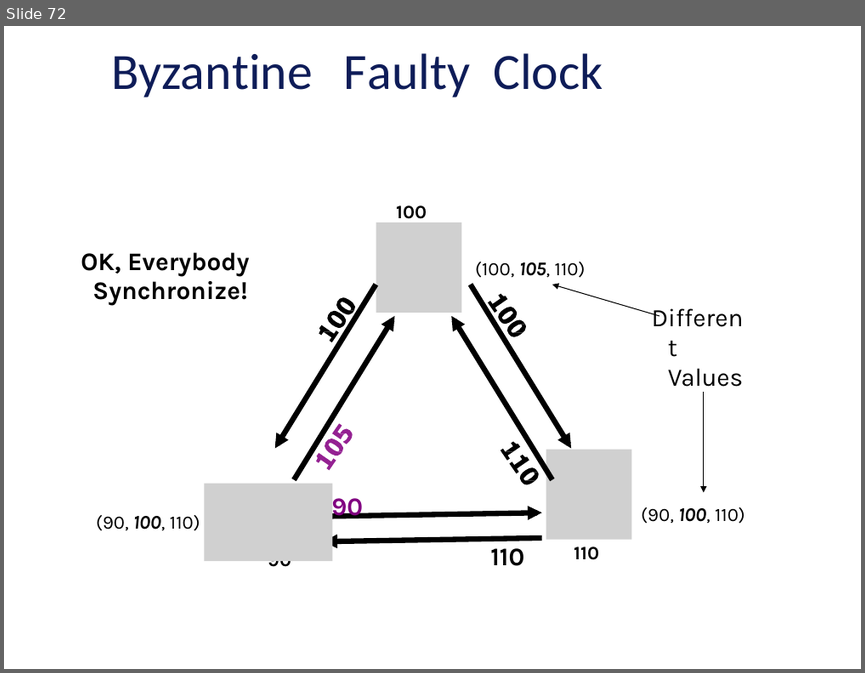
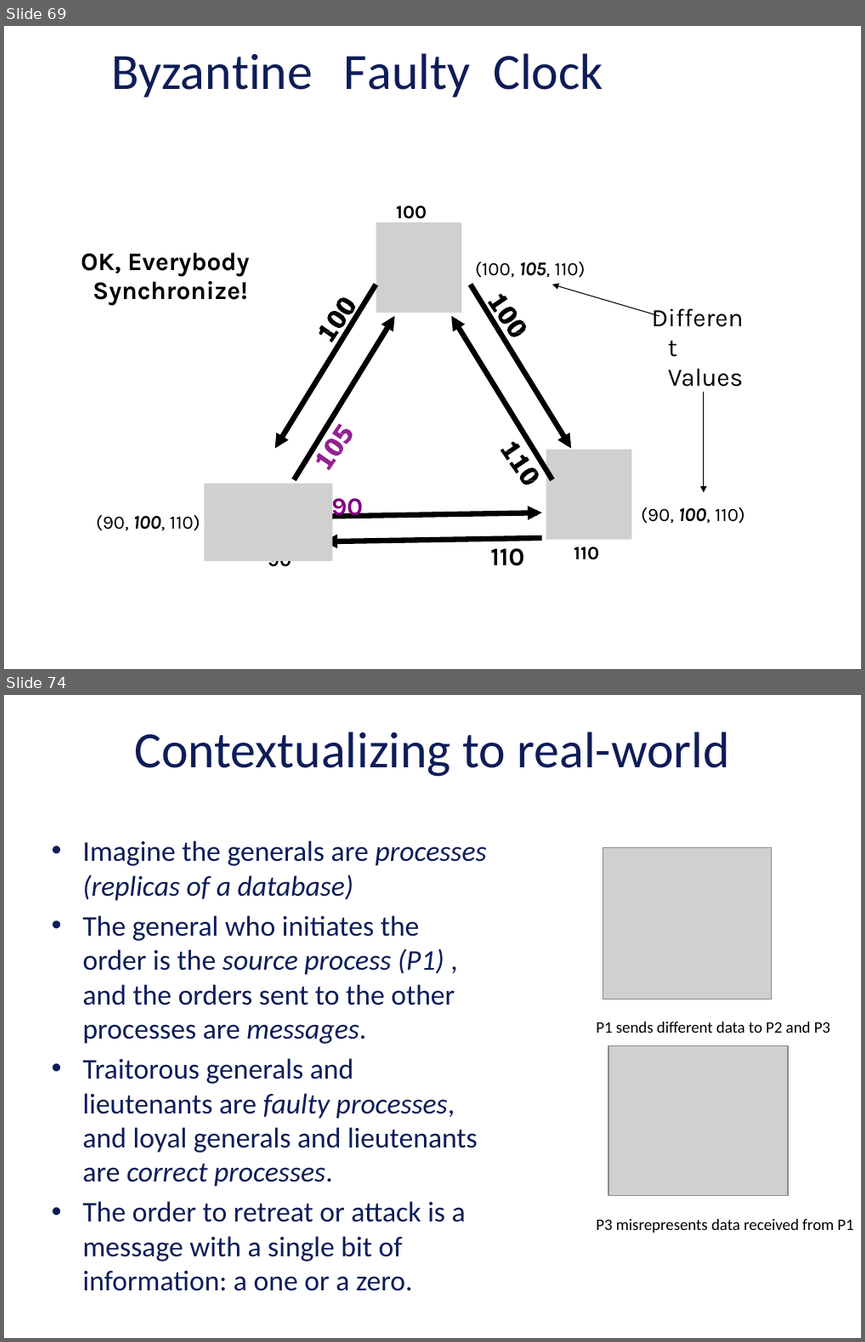
Before and after one commit to vu-resilient-distributed-systems/lectures-fall-2019, a slide deck: Module-5-AvoidingFailures/04_00_SoftwareFaultTolerance.pptx. Shown one above the other, each under a label of ours: slide 72 before the commit, slides 69 and 74 after it; the slides between them are not shown. The pictures are 865x673 and 865x1342 pixels, drawn with LibreOffice and Linux fonts; fonts in the diff are those of the drawing; grey boxes stand for pictures; background and template pictures are left out. Boxes give left, top, right and bottom in pixels: in the first picture for what was removed or moved away, otherwise in the second. Text is boxed around its words. In the diff, an @@ line names an element or a change of style, - is before the commit and + after.

```diff
--- a/Module-5-AvoidingFailures/04_00_SoftwareFaultTolerance.pptx
+++ b/Module-5-AvoidingFailures/04_00_SoftwareFaultTolerance.pptx
@@ slide 74 added at (4,695,861,1338), background picture (left out) @@
@@ title added at (134,732,730,777), 42.7 pt, text #0E1C58 @@
+Contextualizing to real-world
@@ text added at (83,840,487,1291), 24.1 pt, text #0E1C58 @@
+• Imagine the generals are processes (replicas of a database)
+• The general who initiates the order is the source process (P1) , and the orders sent to the other processes are messages.
+• Traitorous generals and lieutenants are faulty processes, and loyal generals and lieutenants are correct processes.
+• The order to retreat or attack is a message with a single bit of information: a one or a zero.
@@ picture added at (603,847,771,999) @@
@@ text added at (596,1021,830,1032), 13.5 pt, text #000000 @@
+P1 sends different data to P2 and P3
@@ picture added at (608,1045,787,1196) @@
@@ text added at (596,1219,853,1232), 13.5 pt, text #000000 @@
+P3 misrepresents data received from P1
@@ what was slide 72 is now slide 69 @@
```
Also in this commit, not shown: 2 slides changed, 41 other slides added, 3 slides removed, 2 other files.
